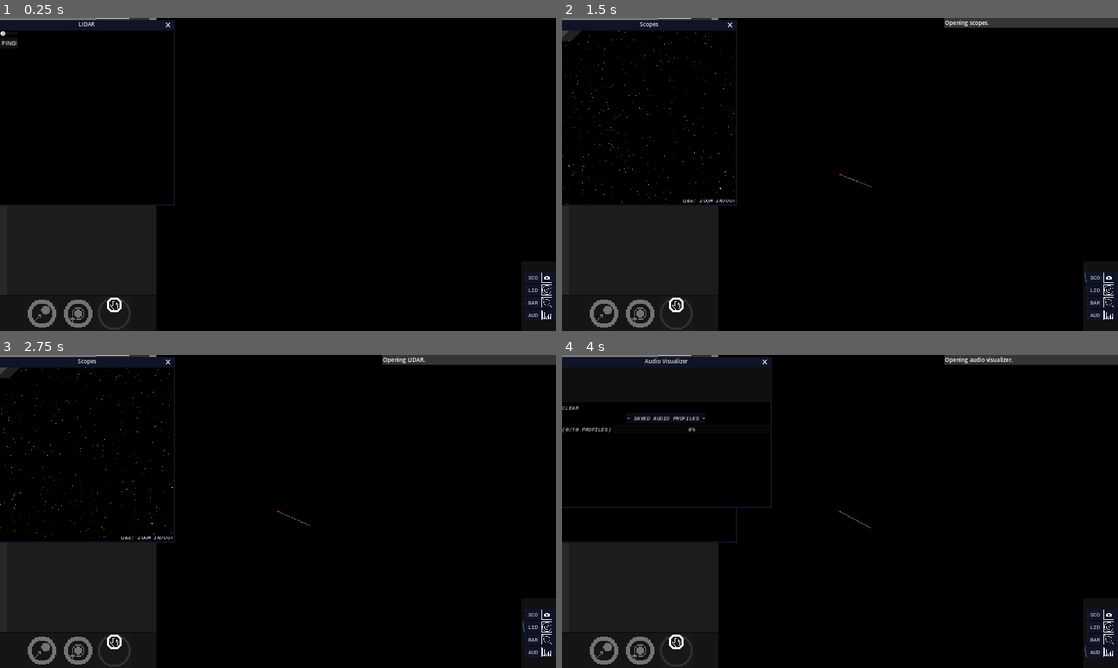
Above: before the commit, frames 1-4 (two rows, left to right).
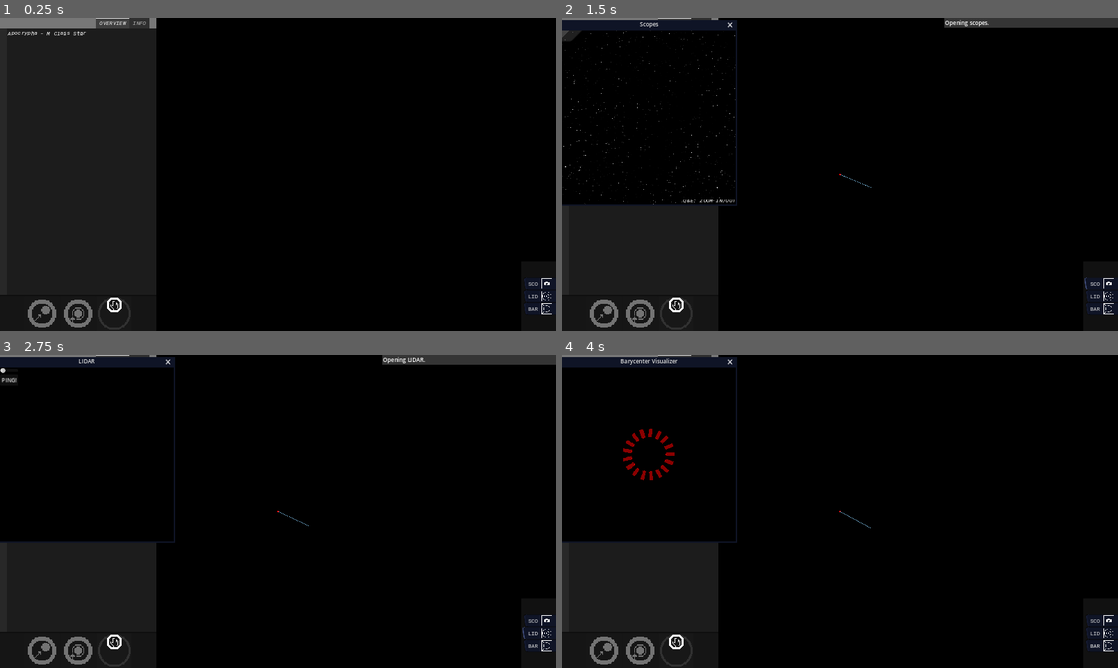
Above: after the commit, the same moments.

Repository: KermitGodFrog/Stellar-Cartography
Game: Godot game, scene res://Scenes/Game Master/gameMaster.tscn
The game is run twice, just before and just after one commit, with the same random seed, the same clock (stepped at 60 frames per second) and the same inputs. Sound files missing from this copy of the repository are replaced by a short silence.
Inputs (mouse positions are in pixels of both pictures, inside the frame that each line leads up to):
- Up to frame 1 (0.25 s): no input
- Up to frame 2 (1.5 s): click (678, 312) at 0.5 s; click "SCO" at 1.25 s
- Up to frame 3 (2.75 s): click "LID" at 2 s
- Up to frame 4 (4 s): click "BAR" at 2.75 s; click (1101, 652) at 3.5 s, where only the run before the commit has a clickable "AUD"

The runs differ from the first frame. In frame 1, 17% of the frame differs, in the area x 0-100%, y 0-97%; in frame 2, 0.5%; in frame 3, 0.5%; in frame 4, 2.4%.

Commit message:
A range of QOL improvements.

Diff:
--- a/Scenes/Game/game.gd
+++ b/Scenes/Game/game.gd
@@ -66,8 +66,8 @@
 	new.generateRandomWormholes()
 	_on_switch_star_system(new)
 
-	_on_unlock_upgrade(playerAPI.UPGRADE_ID.ADVANCED_SCANNING)
-	_on_unlock_upgrade(playerAPI.UPGRADE_ID.AUDIO_VISUALIZER)
+	#_on_unlock_upgrade(playerAPI.UPGRADE_ID.ADVANCED_SCANNING)
+	#_on_unlock_upgrade(playerAPI.UPGRADE_ID.AUDIO_VISUALIZER)
 	pass
 
 func _physics_process(delta):
--- a/Scenes/Sonar Interface/sonar_interface.tscn
+++ b/Scenes/Sonar Interface/sonar_interface.tscn
@@ -7,6 +7,7 @@
 title = "LIDAR"
 position = Vector2i(0, 36)
 size = Vector2i(500, 500)
+visible = false
 unresizable = true
 theme = ExtResource("1_rjt1s")
 
--- a/Scenes/System Map/system_map.gd
+++ b/Scenes/System Map/system_map.gd
@@ -128,10 +128,15 @@
 	system_list.set_item_metadata(star_item_idx, star.get_identifier())
 
 	for body in system.bodies:
+
+
 		if body.is_theorised_but_not_known(): if (body.is_planet() or body.is_wormhole() or body.is_station()):
 			var new_item_idx: int
-			new_item_idx = system_list.add_item("???")
+			new_item_idx = system_list.add_item("> ???")
 			system_list.set_item_metadata(new_item_idx, body.get_identifier())
+			if body == follow_body:
+				system_list.set_item_custom_bg_color(new_item_idx, Color.LIGHT_SKY_BLUE)
+
 		if body.is_known: if (body.is_planet() or body.is_wormhole() or body.is_station()):
 			var new_item_idx: int
 			if body.is_planet(): new_item_idx = system_list.add_item(str("> ", body.display_name + " - ", body.metadata.get("planet_type"), " Planet"))
@@ -144,6 +149,13 @@
 				system_list.set_item_custom_bg_color(new_item_idx, Color.WEB_GRAY)
 			else:
 				system_list.set_item_custom_bg_color(new_item_idx, Color.DARK_SLATE_GRAY)
+
+			if body == follow_body:
+				system_list.set_item_custom_bg_color(new_item_idx, Color.LIGHT_SKY_BLUE)
+
+			if body.is_wormhole(): if body.is_disabled:
+				system_list.set_item_custom_bg_color(new_item_idx, Color.DARK_RED)
+
 
 	#updating sonar ping visualization time values & sonar polygon display time
 	SONAR_POLYGON_DISPLAY_TIME = maxi(0, SONAR_POLYGON_DISPLAY_TIME - delta)
@@ -162,7 +174,7 @@
 		#global
 		body_attributes_list.add_item(str("Radius : ", follow_body.radius * 109.1, " (Earth radii)"), null, false)
 		body_attributes_list.add_item(str("Orbital Speed : ", follow_body.orbit_speed), null, false)
-		body_attributes_list.add_item(str("Orbital Distance : ", follow_body.distance), null, false)
+		body_attributes_list.add_item(str("Orbital Distance : ", follow_body.distance, " (Solar Radii)"), null, false)
 		#metadata
 		var excluding = ["iterations", "color", "value"]
 		if follow_body.is_known:
@@ -181,7 +193,7 @@
 		if variation_class != null and (follow_body.is_known == true):
 			picker_label.show()
 			picker_button.show()
-			picker_label.set_text(str(variation_class.to_upper(), ":").replace("_", " "))
+			picker_label.set_text(str(variation_class.to_upper().replace("_", " "), " (AUDIO VISUALIZER): "))
 			if follow_body.get_guessed_variation() != null:
 				picker_button.select(follow_body.get_guessed_variation())
 			else: picker_button.select(-1)
--- a/Scenes/System Map/system_map.tscn
+++ b/Scenes/System Map/system_map.tscn
@@ -224,6 +224,7 @@
 visible = false
 custom_minimum_size = Vector2(0, 30)
 layout_mode = 2
+tooltip_text = "A value which can be reasonably estimated via the audio visualizer."
 theme_override_styles/focus = SubResource("StyleBoxEmpty_ufej3")
 theme_override_styles/normal = SubResource("StyleBoxFlat_w1mgb")
 theme_override_styles/hover = SubResource("StyleBoxFlat_5sqdb")
